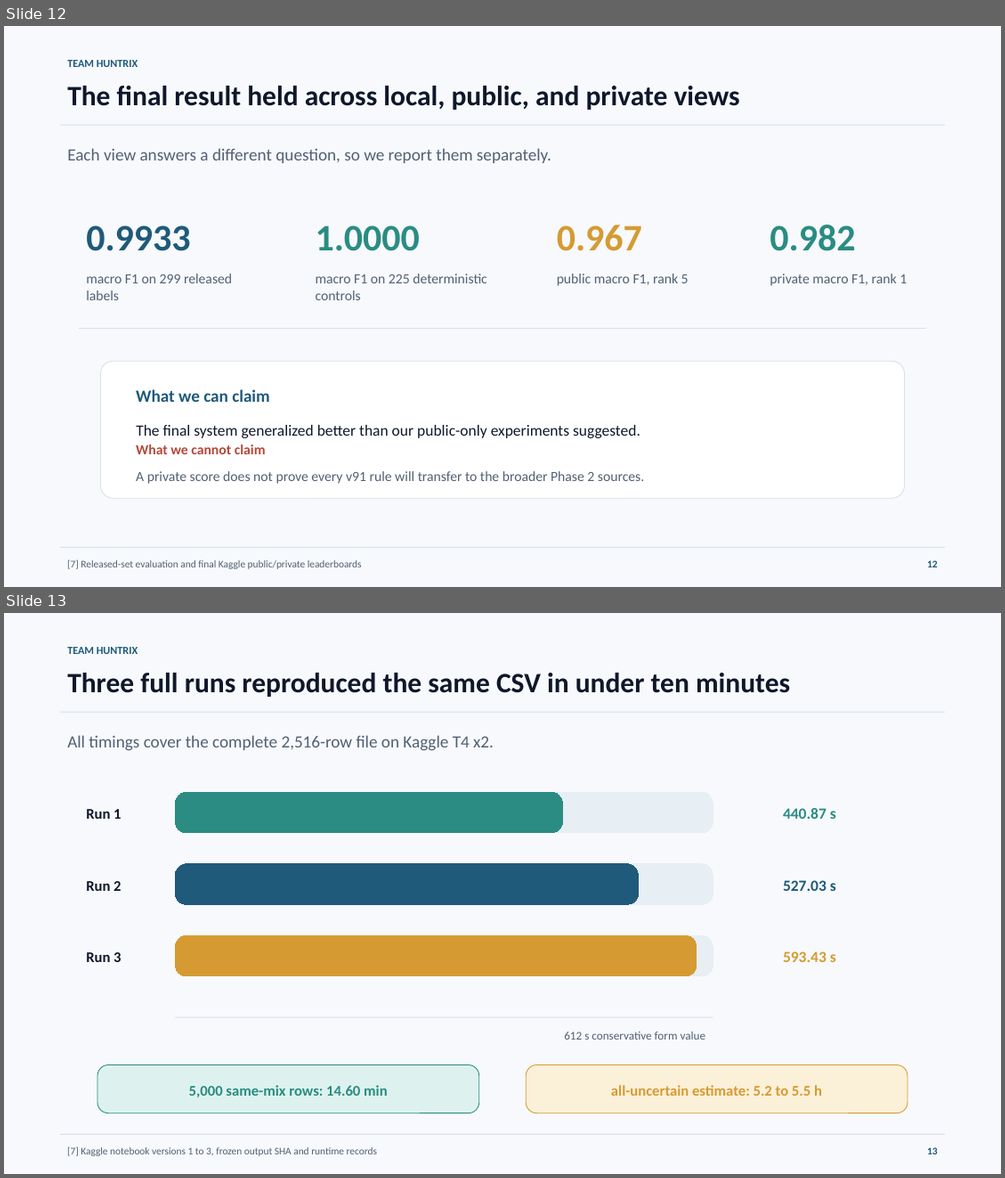
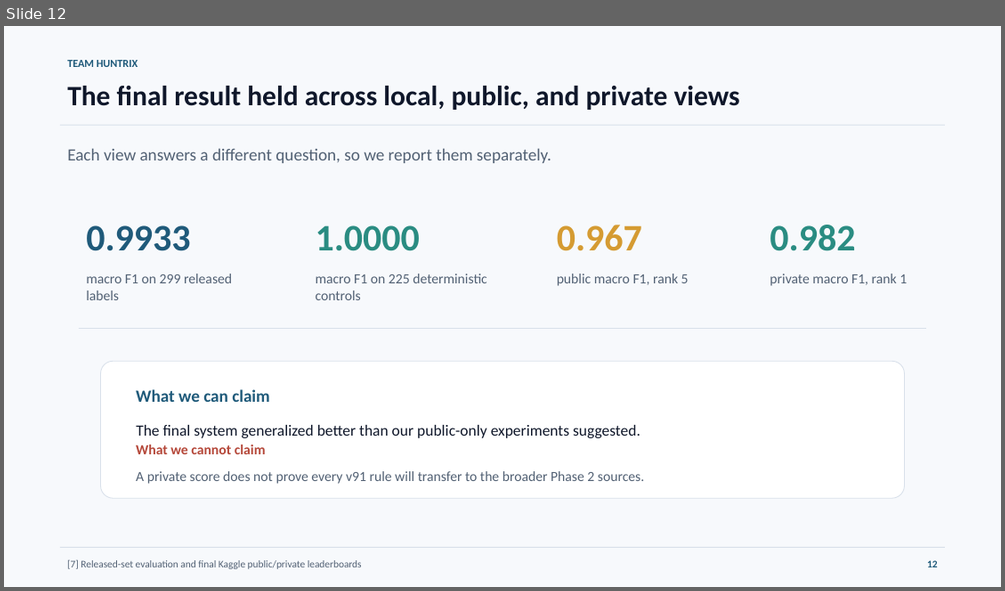
Before and after one commit to Seyamalam/bengali-hallucination-v91-submission, a slide deck: presentation/Huntrix_Final_Presentation.pptx. Shown one above the other, each under a label of ours: slides 12 and 13 before the commit, slide 12 after it. The pictures are 1005x1178 and 1005x591 pixels, drawn with LibreOffice and Linux fonts; fonts in the diff are those of the drawing. Boxes give left, top, right and bottom in pixels: in the first picture for what was removed or moved away, otherwise in the second. Text is boxed around its words. In the diff, an @@ line names an element or a change of style, - is before the commit and + after.

```diff
--- a/presentation/Huntrix_Final_Presentation.pptx
+++ b/presentation/Huntrix_Final_Presentation.pptx
@@ slide 13 removed at (4, 613, 1001, 1174), background #F7F9FC @@
@@ text removed at (67, 647, 138, 654) @@
-TEAM HUNTRIX
@@ text removed at (67, 673, 790, 697) @@
-Three full runs reproduced the same CSV in under ten minutes
@@ line removed from (60, 712) to (945, 712) @@
@@ text removed at (67, 735, 494, 751) @@
-All timings cover the complete 2,516-row file on Kaggle T4 x2.
@@ rounded rectangle removed at (175, 793, 713, 833) @@
@@ rounded rectangle removed at (175, 793, 563, 833) @@
@@ text removed at (86, 809, 121, 819) @@
-Run 1
@@ text removed at (783, 808, 836, 819) @@
-440.87 s
@@ rounded rectangle removed at (175, 863, 713, 904) @@
@@ rounded rectangle removed at (175, 863, 638, 904) @@
@@ text removed at (86, 881, 121, 891) @@
-Run 2
@@ text removed at (783, 880, 836, 891) @@
-527.03 s
@@ text removed at (86, 952, 121, 962) @@
-Run 3
@@ rounded rectangle removed at (175, 935, 713, 976) @@
@@ rounded rectangle removed at (175, 935, 696, 976) @@
@@ text removed at (783, 951, 836, 962) @@
-593.43 s
@@ line removed from (175, 1018) to (713, 1018) @@
@@ text removed at (564, 1031, 706, 1039) @@
-612 s conservative form value
@@ rounded rectangle removed at (97, 1064, 479, 1113) @@
@@ rounded rectangle removed at (526, 1064, 907, 1113) @@
@@ text removed at (189, 1085, 388, 1097) @@
-5,000 same-mix rows: 14.60 min
@@ text removed at (611, 1085, 822, 1095) @@
-all-uncertain estimate: 5.2 to 5.5 h
@@ line removed from (60, 1135) to (945, 1135) @@
@@ text removed at (67, 1146, 377, 1156) @@
-[7] Kaggle notebook versions 1 to 3, frozen output SHA and runtime records
@@ text removed at (927, 1147, 938, 1154) @@
-13
```
Also in this commit, not shown: 2 slides changed, 1 slide added, 8 other files.
